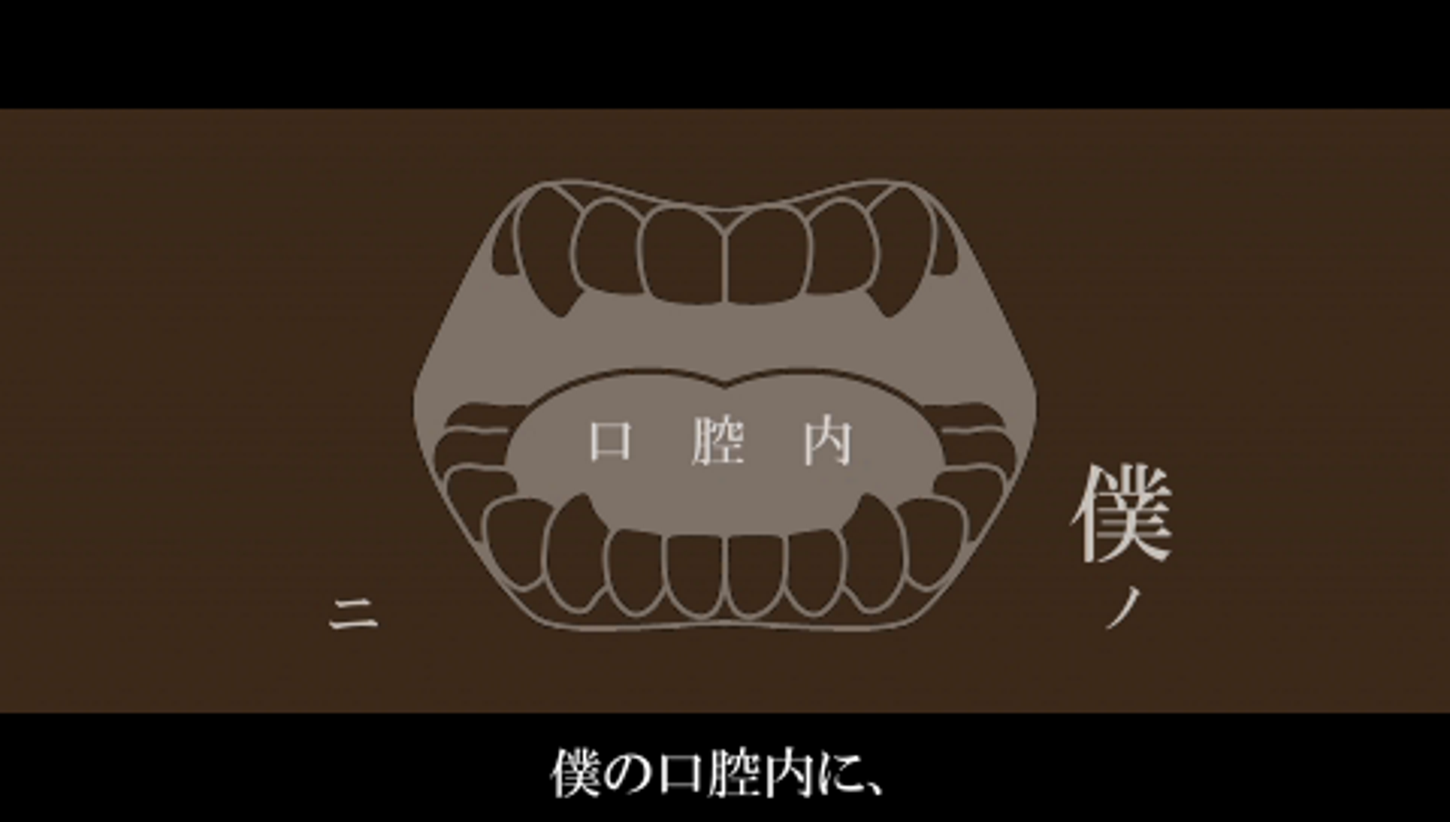
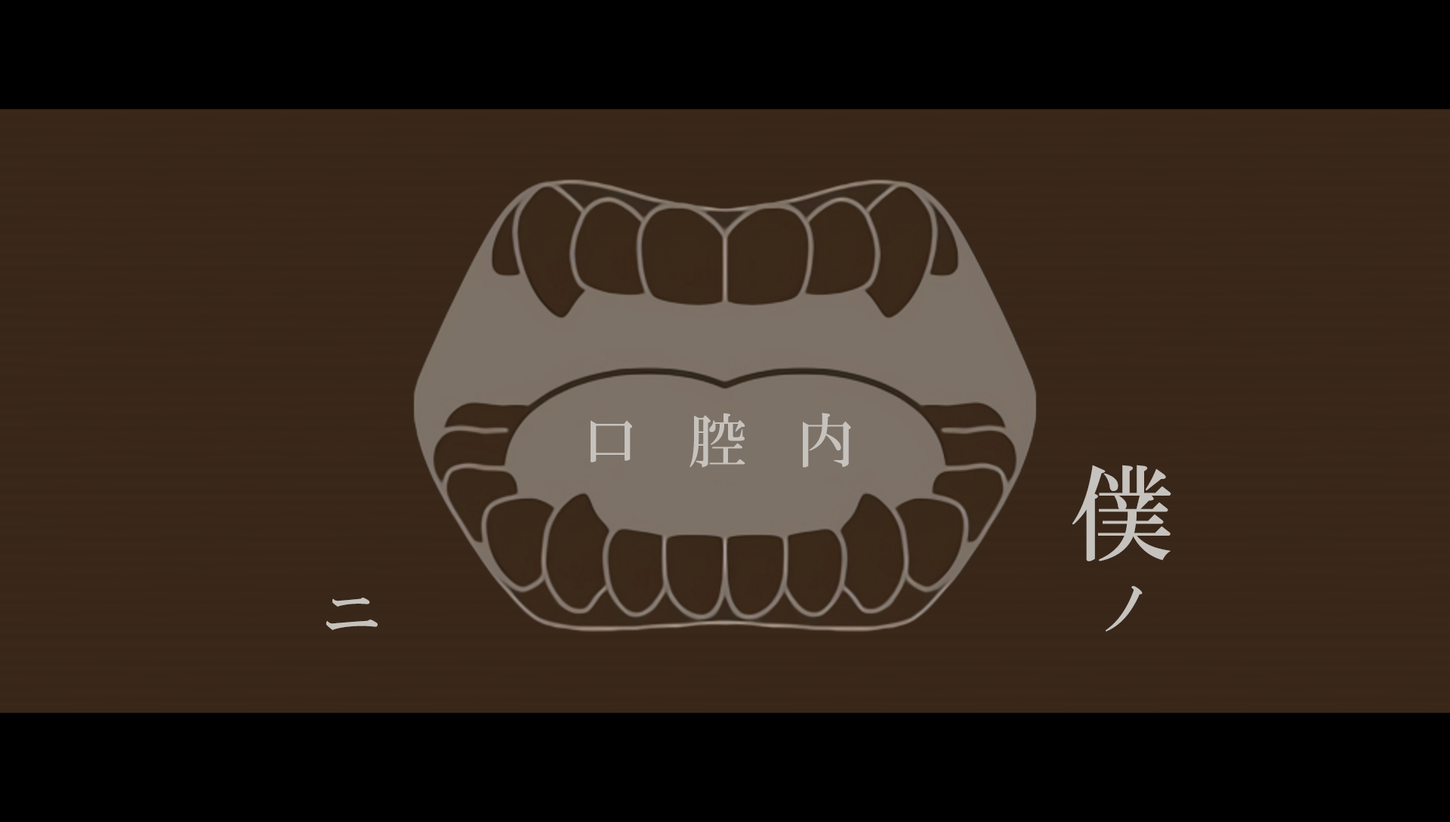
Revision of a layered 1450 x 822 image; what changed, layer by layer:
added layer "ノ" above "ニ" over [1105, 585, 1143, 632]
added layer "ニ" above "僕" over [326, 597, 378, 630]
added layer "僕" above "口腔内" over [1072, 464, 1172, 562]
added layer "口腔内" above "Untitled" over [590, 412, 852, 468]
added layer "Untitled" above "Layer 2" over [413, 178, 1037, 633]
showed "Layer 2" over [0, 107, 1450, 799]
